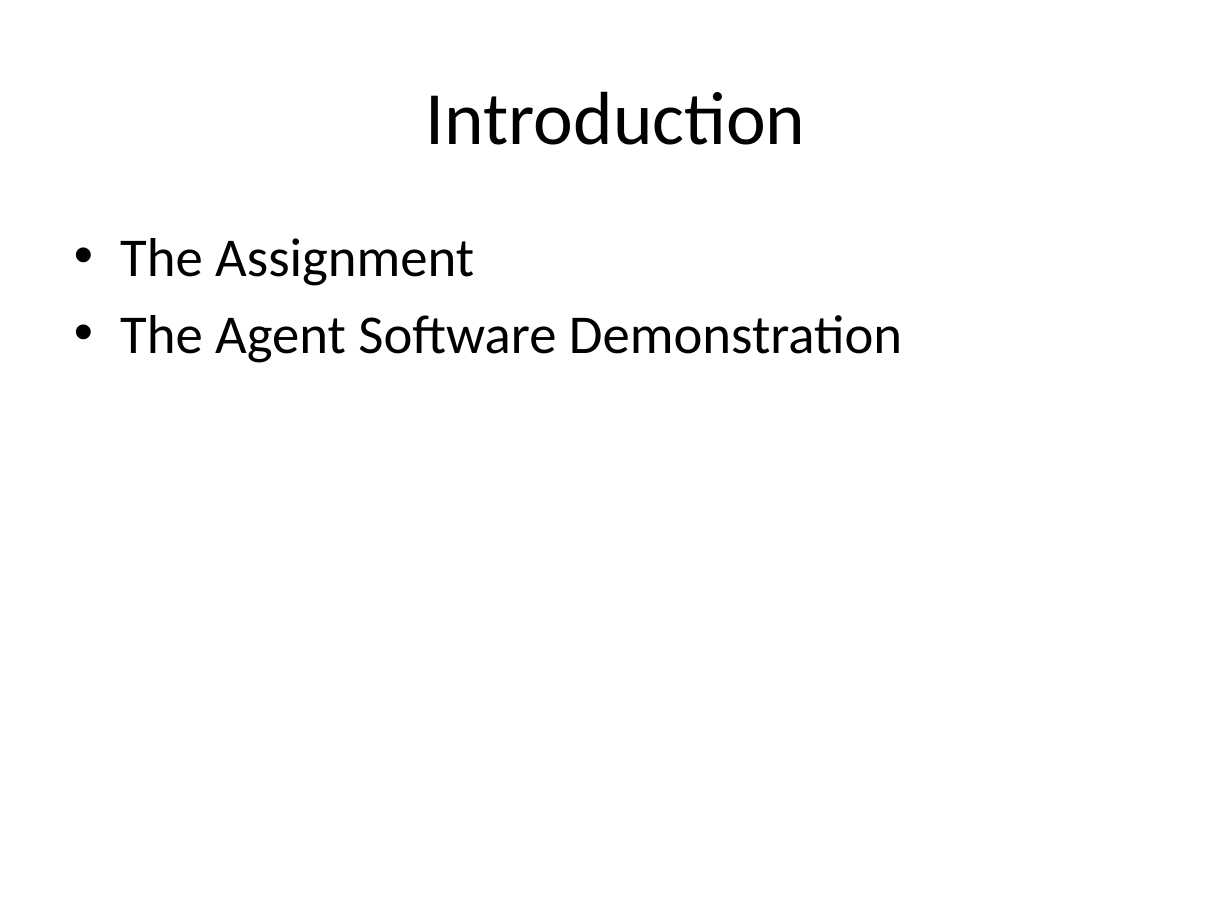
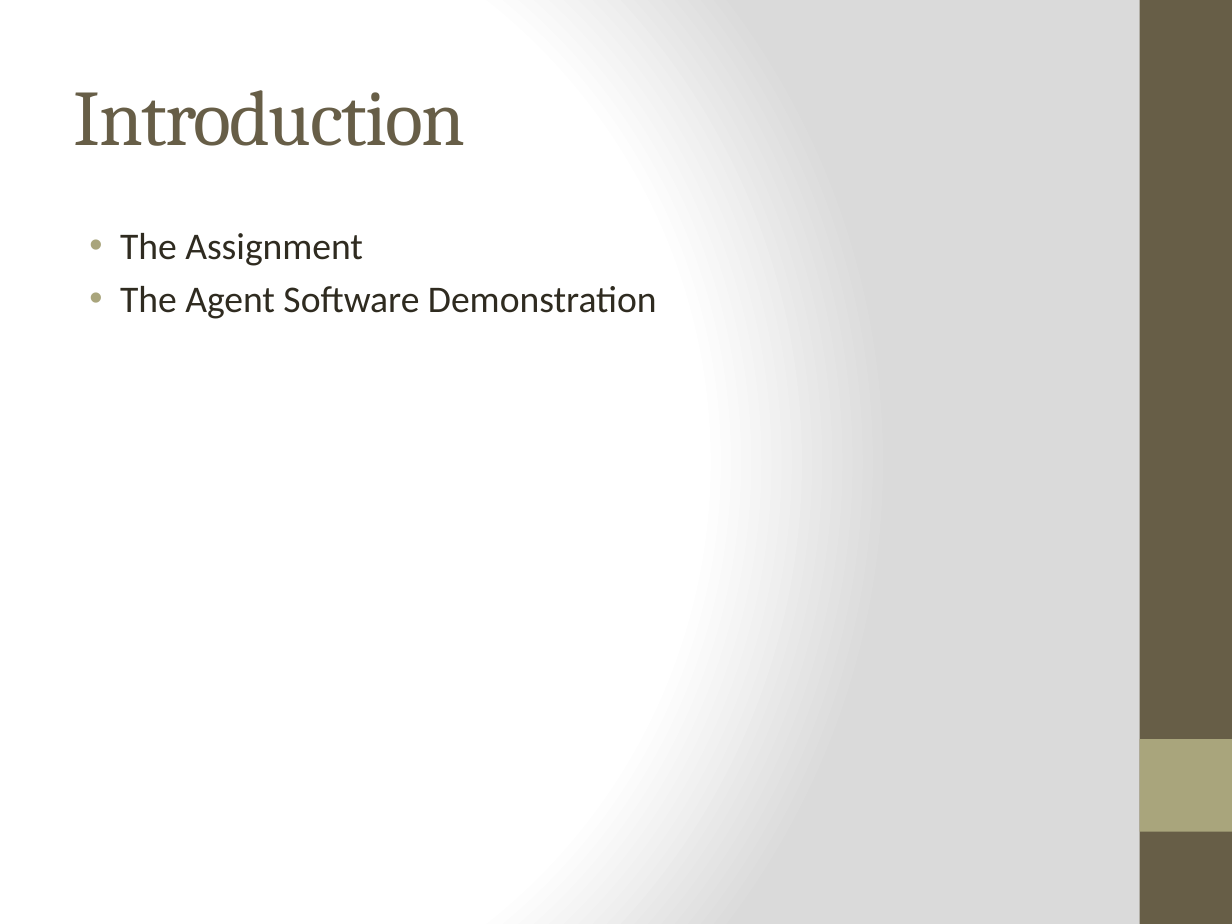
Before and after one commit to isurup/kalle-martin-group, a slide deck: slide 3 of AM24/report and docs/AM24 - presentation.pptx. Drawn at 1232x924 pixels with LibreOffice and Linux fonts; fonts in the diff are those of the drawing. Boxes give left, top, right and bottom in pixels: in the first picture for what was removed or moved away, otherwise in the second. Text is boxed around its words. In the diff, an @@ line names an element or a change of style, - is before the commit and + after.

```diff
--- a/AM24/report and docs/AM24 - presentation.pptx
+++ b/AM24/report and docs/AM24 - presentation.pptx
@@ background #FFFFFF to gradient #FFFFFF to #DADADA @@
@@ rectangle added at <box>1140,0,1232,924</box>, fill #675E47 @@
@@ title "Introduction" at <box>74,90,465,146</box>: size 44 to 46 pt, font Calibri to Cambria, text colour #000000 to #675E47, letter spacing 0 to -1 pt; alignment centre to left @@
@@ text "The Assignment" at <box>120,233,657,319</box>: size 32 to 22 pt, text colour #000000 to #2F2B20; indent changed; less space between paragraphs @@
@@ rectangle added at <box>1140,739,1232,832</box>, fill #A9A57C @@
```
Also in this commit, not shown: 9 other slides changed.
